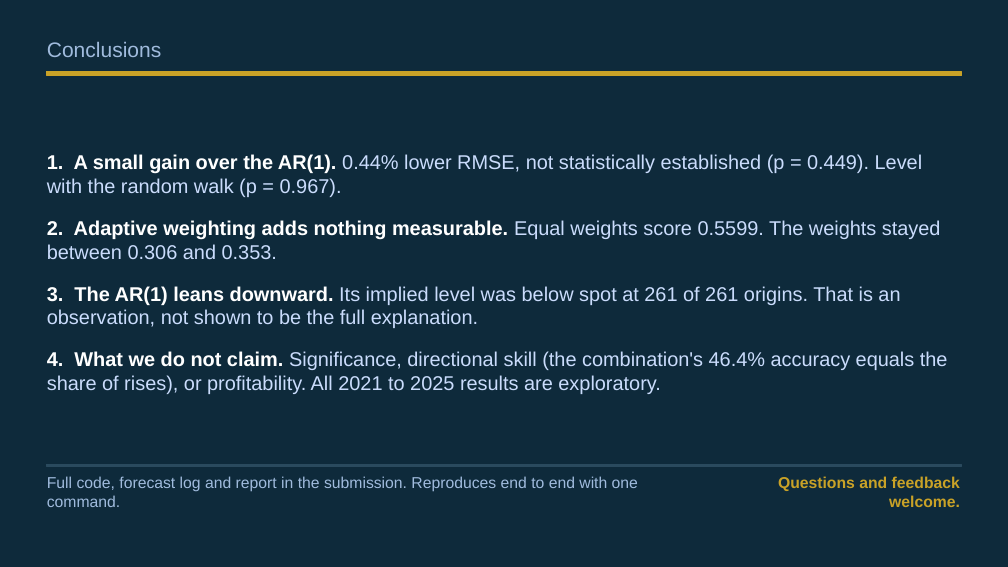
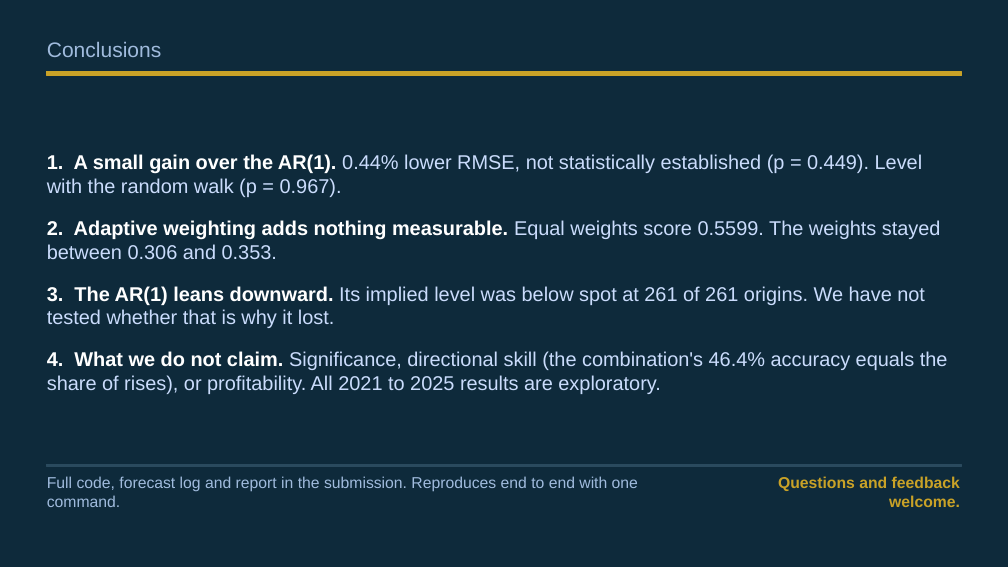
Before and after one commit to Aakashanil67/usdzar-forecasting, a slide deck: slide 6 of reports/presentation.pptx. Drawn at 1008x567 pixels with LibreOffice and Linux fonts; fonts in the diff are those of the drawing. Boxes give left, top, right and bottom in pixels: in the first picture for what was removed or moved away, otherwise in the second. Text is boxed around its words. In the diff, an @@ line names an element or a change of style, - is before the commit and + after.

```diff
--- a/reports/presentation.pptx
+++ b/reports/presentation.pptx
@@ text at bbox=[47, 286, 925, 328]: text changed @@
-3. The AR(1) leans downward. Its implied level was below spot at 261 of 261 origins. That is an observation, not shown to be the full explanation.
+3. The AR(1) leans downward. Its implied level was below spot at 261 of 261 origins. We have not tested whether that is why it lost.
```
Also in this commit, not shown: 5 other slides changed, 22 other files.
